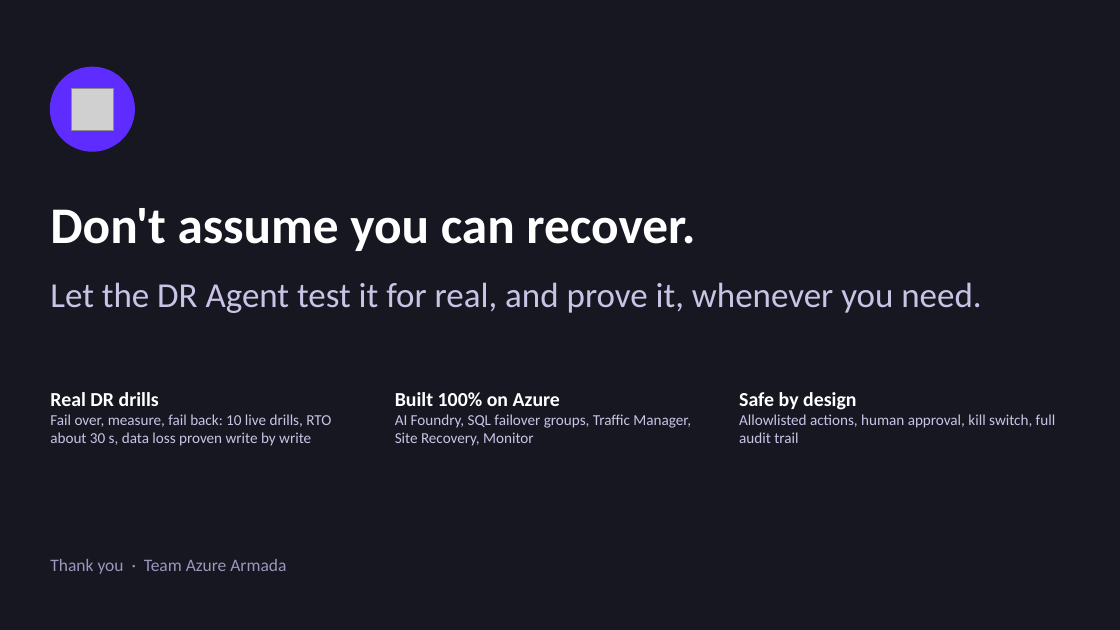
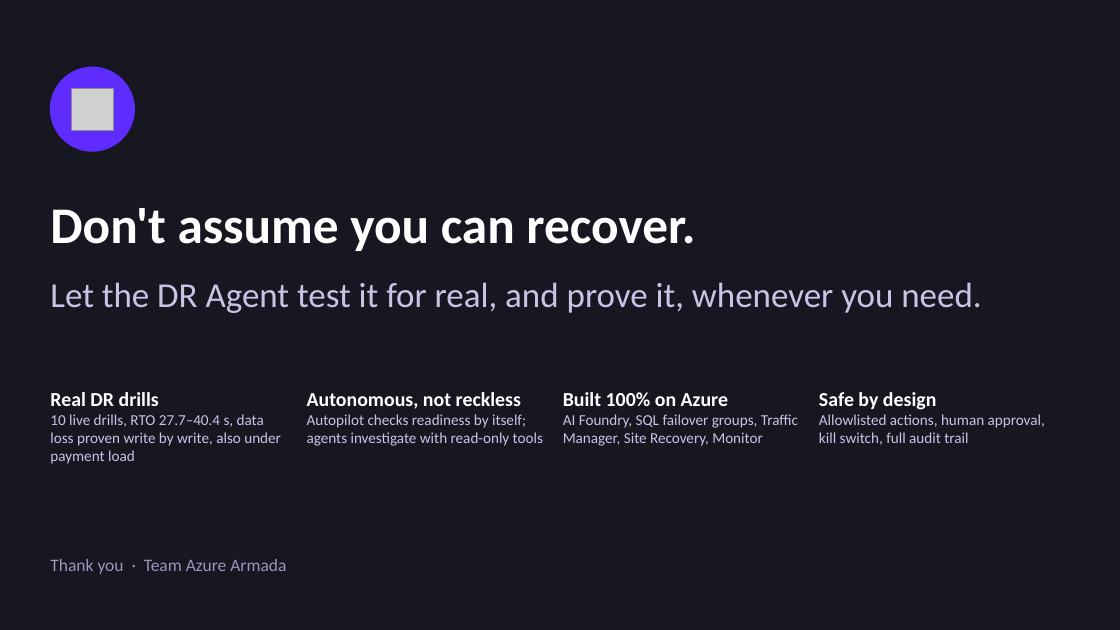
Before and after one commit to kishalr-virtusa/Azure-Armada, a slide deck: slide 16 of docs/deck/DR-Agent-Azure-Day-2026.pptx (slide 15 before the commit). Drawn at 1120x630 pixels with LibreOffice and Linux fonts; fonts in the diff are those of the drawing; grey boxes stand for pictures. Boxes give left, top, right and bottom in pixels: in the first picture for what was removed or moved away, otherwise in the second. Text is boxed around its words. In the diff, an @@ line names an element or a change of style, - is before the commit and + after.

```diff
--- a/docs/deck/DR-Agent-Azure-Day-2026.pptx
+++ b/docs/deck/DR-Agent-Azure-Day-2026.pptx
@@ text "Built 100% on Azure" rewrapped from [395,392,691,446] to [563,392,798,446] @@
@@ text "Safe by design" rewrapped from [739,392,1056,443] to [819,392,1045,445] @@
@@ text at [50,414,281,464]: text changed @@
-Fail over, measure, fail back: 10 live drills, RTO about 30 s, data loss proven write by write
+10 live drills, RTO 27.7–40.4 s, data loss proven write by write, also under payment load
@@ text added at [307,392,543,446], 13 pt, text #C9C3E6 @@
+Autonomous, not reckless
+Autopilot checks readiness by itself; agents investigate with read-only tools
```
Also in this commit, not shown: 7 other slides changed, 1 slide added, 3 other files.
